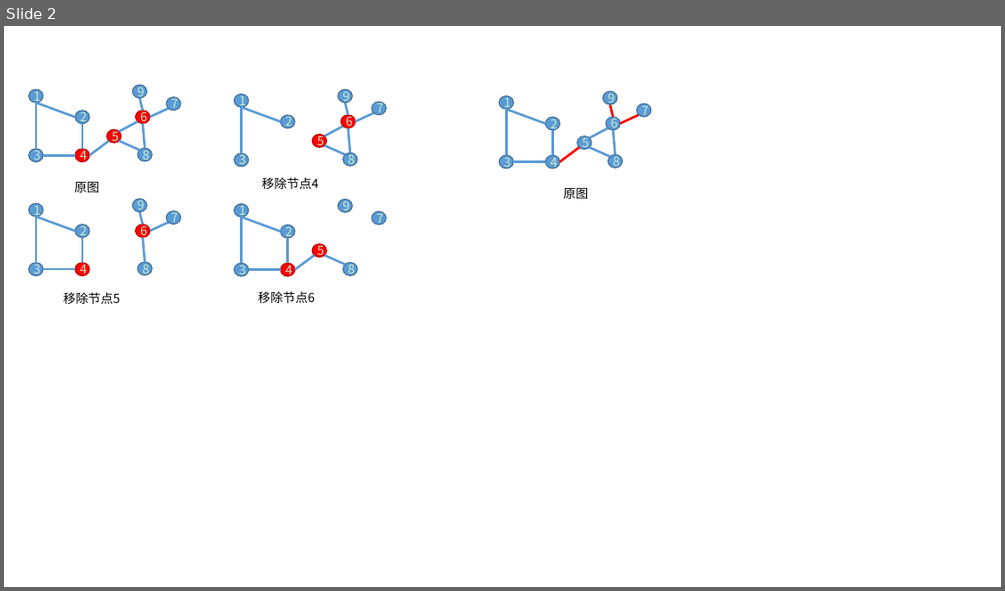
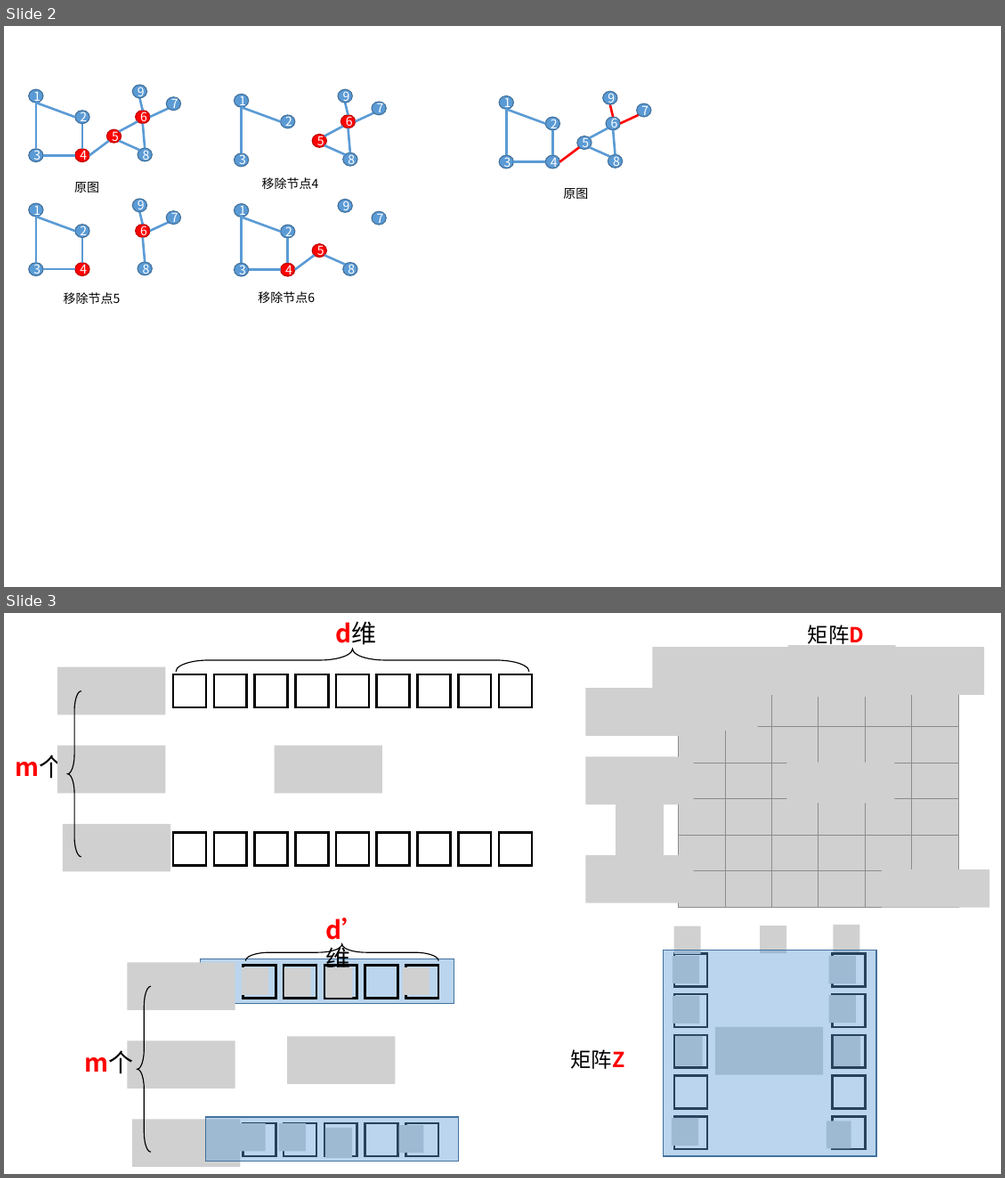
Before and after one commit to dataSnail/datasnail.github.io, a slide deck: graph_ppt/graph_PPT.pptx. Shown one above the other, each under a label of ours: slide 2 before the commit, slides 2 and 3 after it. The pictures are 1005x591 and 1005x1178 pixels, drawn with LibreOffice and Linux fonts; fonts in the diff are those of the drawing; grey boxes stand for pictures. Boxes give left, top, right and bottom in pixels: in the first picture for what was removed or moved away, otherwise in the second. Text is boxed around its words. In the diff, an @@ line names an element or a change of style, - is before the commit and + after.

```diff
--- a/graph_ppt/graph_PPT.pptx
+++ b/graph_ppt/graph_PPT.pptx
@@ slide 3 added at box(4, 613, 1001, 1174), background #FFFFFF @@
@@ text added at box(16, 751, 65, 783), 24 pt, text #FF0000, bold @@
+m个
@@ group added at box(57, 621, 989, 907): 51 pictures, 18 rectangles, 2 right braces, 2 texts @@
+d维
+矩阵D
@@ group added at box(85, 917, 877, 1167): 27 pictures, 23 rectangles, 3 texts, 2 right braces @@
+m个
+d’维
+矩阵Z
@@ slide 2 changed as well @@
@@ background #C7EDCC to #FFFFFF @@
@@ text colour #C7EDCC to #FFFFFF in 42 elements at box(29, 89, 43, 103), box(29, 149, 43, 162), box(75, 149, 89, 162), box(75, 111, 89, 124), box(106, 129, 121, 143), box(136, 111, 150, 124), box(138, 148, 152, 161), box(166, 97, 180, 111), box(133, 85, 146, 99), box(235, 94, 249, 108), box(235, 153, 249, 167), box(281, 115, 295, 128), box(312, 135, 326, 148), box(340, 115, 355, 128), box(343, 152, 357, 166), box(372, 102, 386, 115), box(338, 89, 352, 103), box(29, 203, 43, 216), box(29, 263, 43, 276), box(75, 263, 89, 276), box(75, 224, 89, 238), box(136, 224, 150, 238), box(138, 262, 152, 275), box(166, 211, 180, 224), box(133, 199, 146, 212), box(235, 204, 249, 217), box(235, 263, 249, 276), box(281, 263, 295, 276), box(281, 224, 295, 239), box(312, 244, 326, 257), box(343, 263, 357, 276), box(372, 211, 386, 224), box(338, 199, 352, 212), box(499, 95, 513, 109), box(499, 155, 513, 168), box(545, 155, 559, 168), box(545, 118, 559, 131), box(577, 136, 591, 150), box(606, 117, 620, 130), box(608, 155, 623, 168), box(637, 103, 651, 118), box(603, 91, 617, 104) @@
```
Also in this commit, not shown: 1 other slide changed, 3 other slides added, 10 other files.
